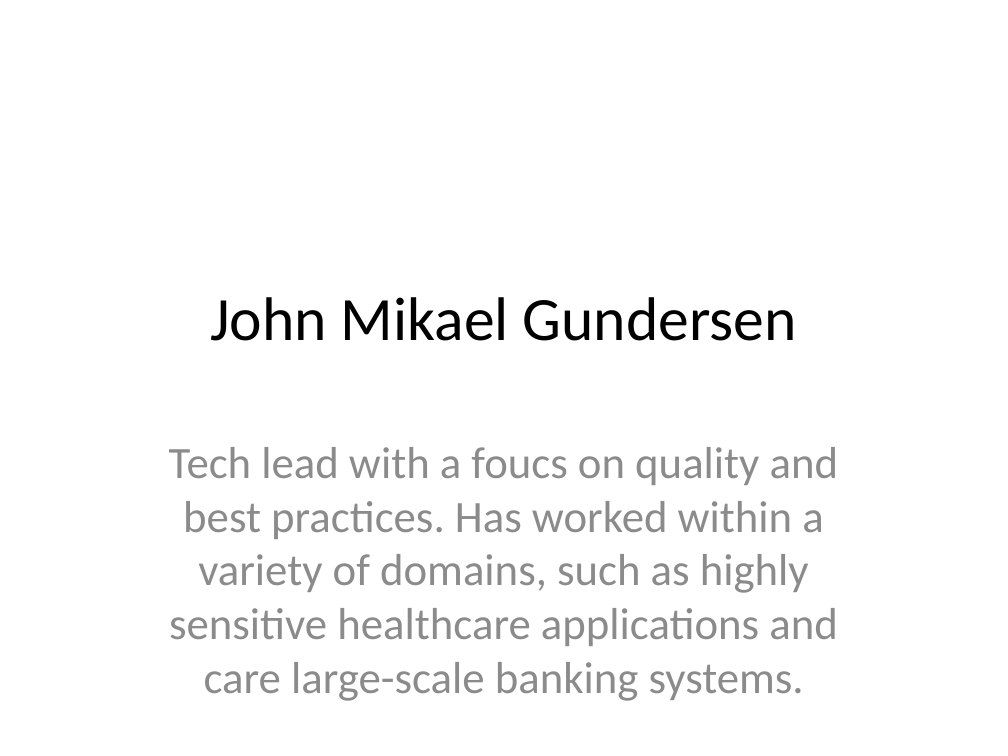
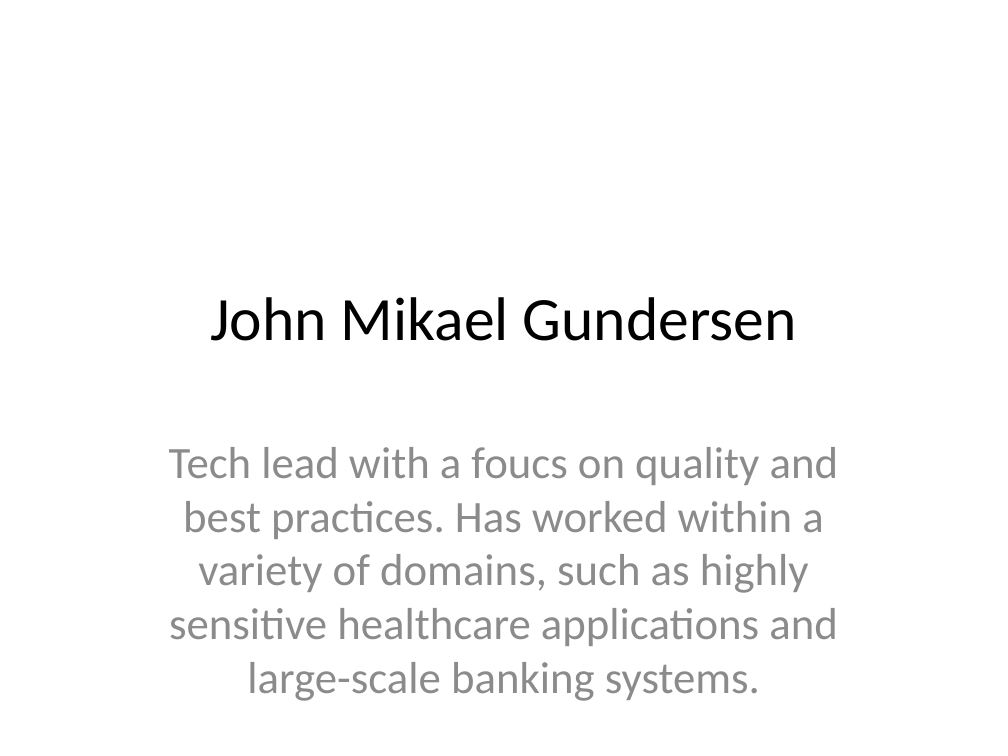
Before and after one commit to atomfinger/resume, a slide deck: slide 1 of resume.pptx. Drawn at 1008x756 pixels with LibreOffice and Linux fonts; fonts in the diff are those of the drawing. Boxes give left, top, right and bottom in pixels: in the first picture for what was removed or moved away, otherwise in the second. Text is boxed around its words. In the diff, an @@ line names an element or a change of style, - is before the commit and + after.

```diff
--- a/resume.pptx
+++ b/resume.pptx
@@ subtitle at (x1=169, y1=447, x2=839, y2=701): text changed @@
-Tech lead with a foucs on quality and best practices. Has worked within a variety of domains, such as highly sensitive healthcare applications and care large-scale banking systems.
+Tech lead with a foucs on quality and best practices. Has worked within a variety of domains, such as highly sensitive healthcare applications and large-scale banking systems.
```
Also in this commit, not shown: 11 other files.
